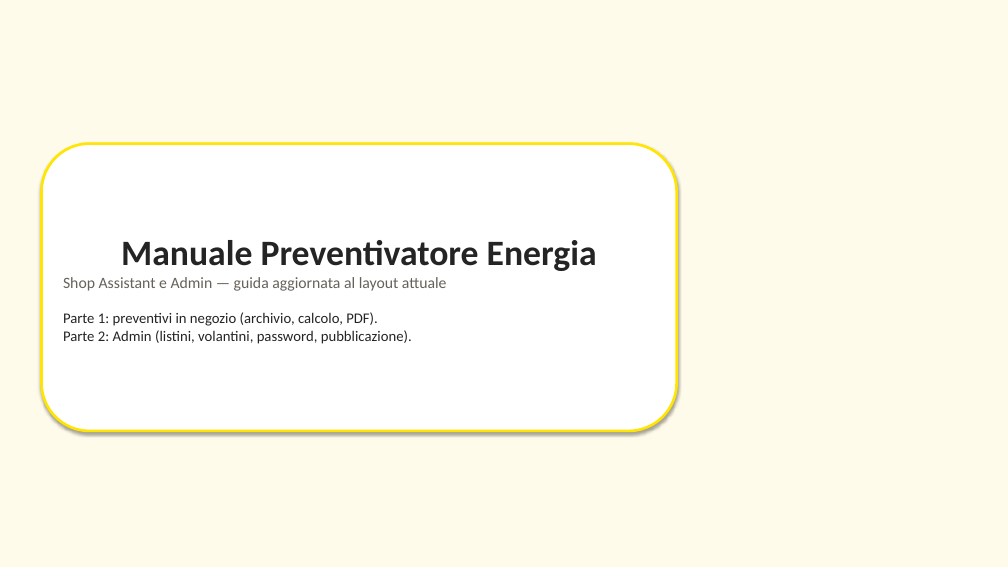
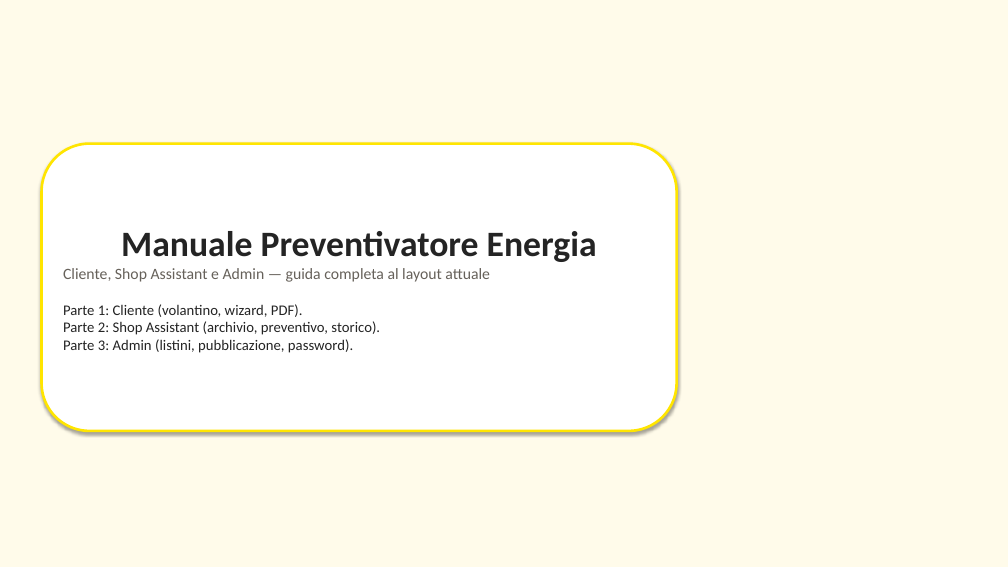
Before and after one commit to MBRP95/Preventivatore, a slide deck: slide 1 of docs/manuale/Manuale_Preventivatore.pptx. Drawn at 1008x567 pixels with LibreOffice and Linux fonts; fonts in the diff are those of the drawing; background and template pictures are left out. Boxes give left, top, right and bottom in pixels: in the first picture for what was removed or moved away, otherwise in the second. Text is boxed around its words. In the diff, an @@ line names an element or a change of style, - is before the commit and + after.

```diff
--- a/docs/manuale/Manuale_Preventivatore.pptx
+++ b/docs/manuale/Manuale_Preventivatore.pptx
@@ text in rounded rectangle at (63, 268, 490, 353): text changed @@
-Shop Assistant e Admin — guida aggiornata al layout attuale
-Parte 1: preventivi in negozio (archivio, calcolo, PDF).
-Parte 2: Admin (listini, volantini, password, pubblicazione).
+Cliente, Shop Assistant e Admin — guida completa al layout attuale
+Parte 1: Cliente (volantino, wizard, PDF).
+Parte 2: Shop Assistant (archivio, preventivo, storico).
+Parte 3: Admin (listini, pubblicazione, password).
```
Also in this commit, not shown: 17 other slides changed, 8 slides added, 7 other files.
